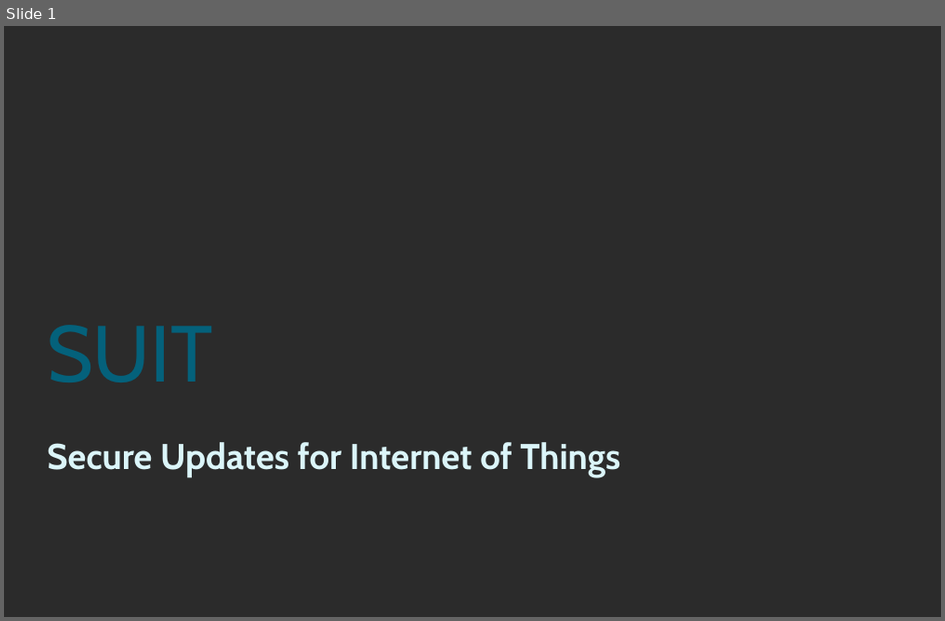
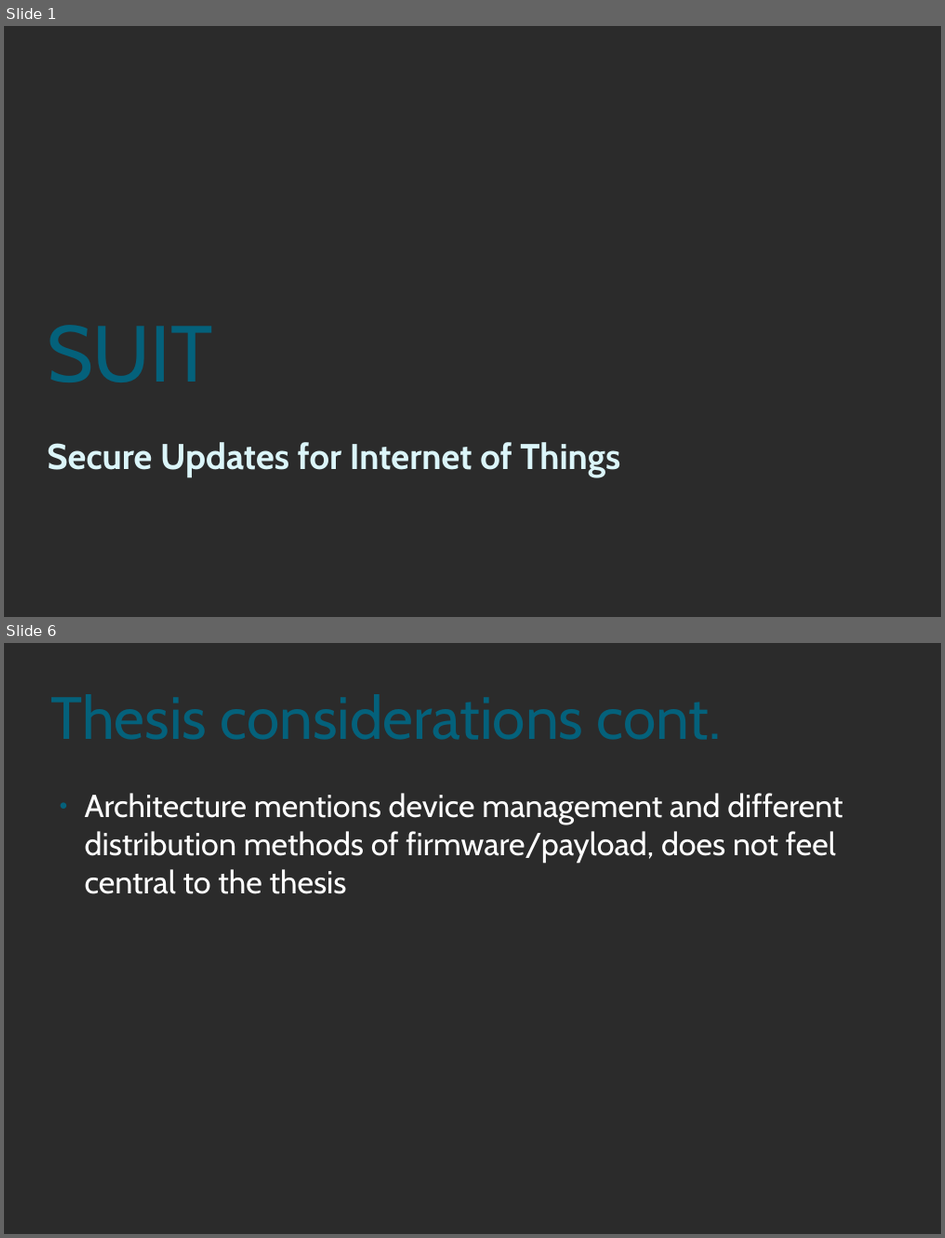
Before and after one commit to SimonCarlson/thesis, a slide deck: suit-presentation.odp. Shown one above the other, each under a label of ours: slide 1 before the commit, slides 1 and 6 after it; the slides between them are not shown. The pictures are 945x621 and 945x1238 pixels, drawn with LibreOffice and Linux fonts; fonts in the diff are those of the drawing; background and template pictures are left out; a plain dark background stands for a picture behind light text. Boxes give left, top, right and bottom in pixels: in the first picture for what was removed or moved away, otherwise in the second. Text is boxed around its words. In the diff, an @@ line names an element or a change of style, - is before the commit and + after.

```diff
--- a/suit-presentation.odp
+++ b/suit-presentation.odp
@@ slide 6 added at box(4, 643, 941, 1234), background picture (left out) @@
@@ text added at box(85, 793, 843, 894), 32 pt, text #FFFFFF @@
+● Architecture mentions device management and different distribution methods of firmware/payload, does not feel central to the thesis
@@ title added at box(270, 869, 347, 894), 60 pt, text #04617B @@
+Thesis considerations cont.
```
Also in this commit, not shown: 5 other slides added, 2 slides removed.
